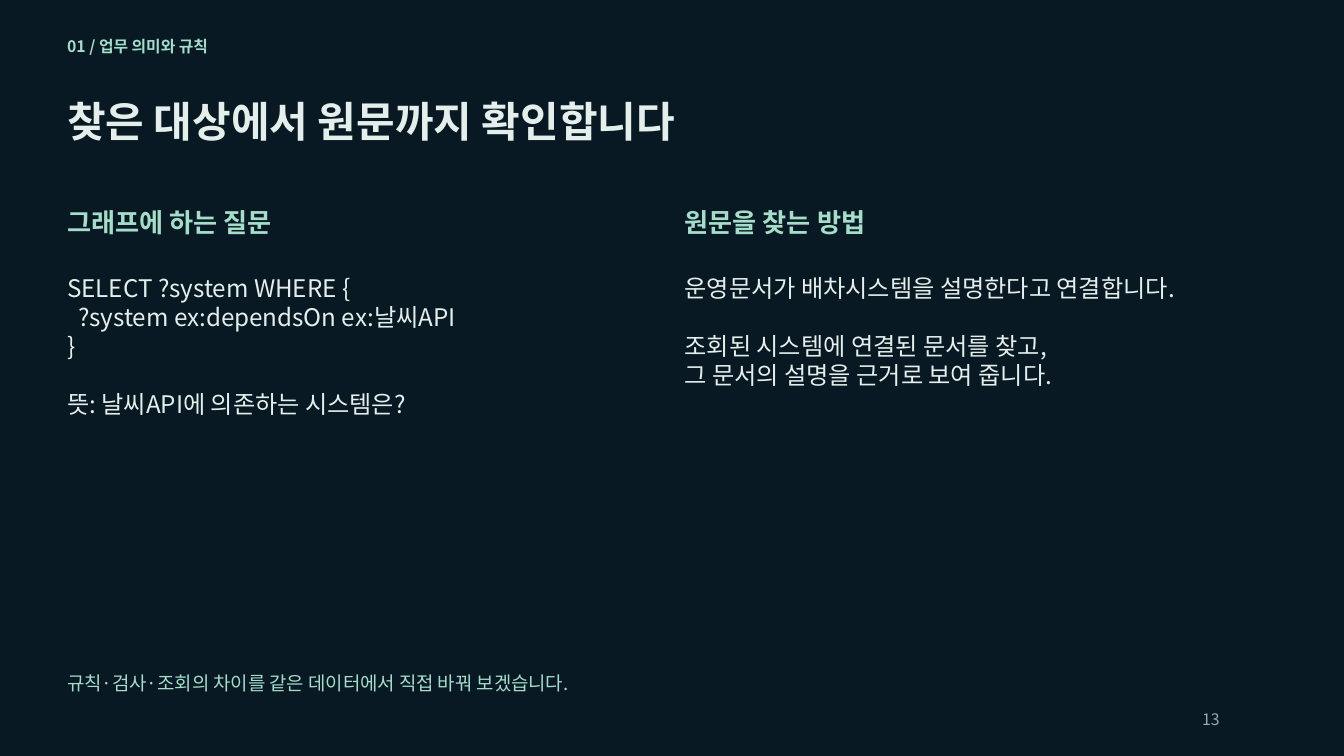
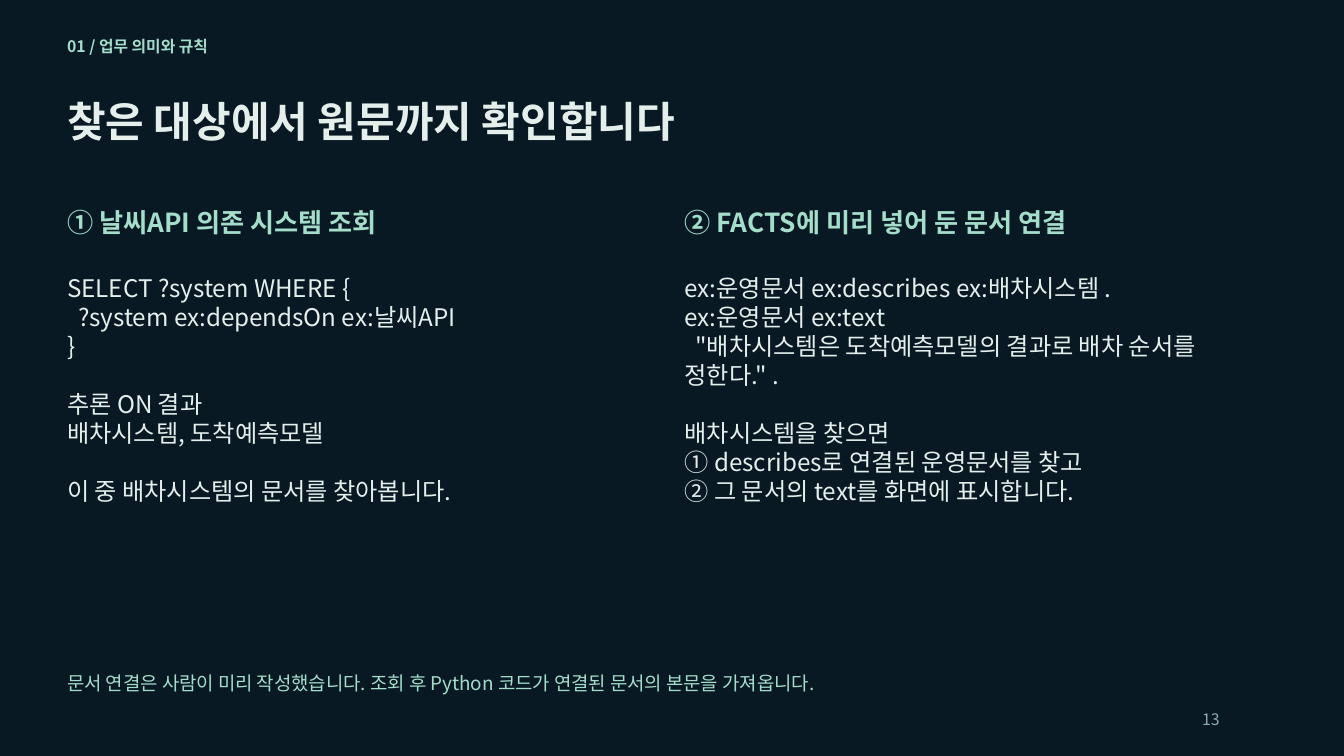
Before and after one commit to euiyulsong/graphrag-atlas, a slide deck: slide 13 of slides/GraphRAG_Atlas_Tech_Seminar.pptx. Drawn at 1344x756 pixels with LibreOffice and Linux fonts; fonts in the diff are those of the drawing. Boxes give left, top, right and bottom in pixels: in the first picture for what was removed or moved away, otherwise in the second. Text is boxed around its words. In the diff, an @@ line names an element or a change of style, - is before the commit and + after.

Commit message:
Explain document describes links and evidence lookup on slide 13

```diff
--- a/slides/GraphRAG_Atlas_Tech_Seminar.pptx
+++ b/slides/GraphRAG_Atlas_Tech_Seminar.pptx
@@ text at (x1=67, y1=209, x2=377, y2=235): text changed @@
-그래프에 하는 질문
+① 날씨API 의존 시스템 조회
@@ text at (x1=685, y1=209, x2=1067, y2=235): text changed @@
-원문을 찾는 방법
+② FACTS에 미리 넣어 둔 문서 연결
@@ text at (x1=685, y1=277, x2=1196, y2=502): text changed @@
-운영문서가 배차시스템을 설명한다고 연결합니다.
-조회된 시스템에 연결된 문서를 찾고,
-그 문서의 설명을 근거로 보여 줍니다.
+ex:운영문서 ex:describes ex:배차시스템 .
+ex:운영문서 ex:text
+"배차시스템은 도착예측모델의 결과로 배차 순서를 정한다." .
+배차시스템을 찾으면
+① describes로 연결된 운영문서를 찾고
+② 그 문서의 text를 화면에 표시합니다.
@@ text at (x1=67, y1=393, x2=451, y2=502): text changed @@
-뜻: 날씨API에 의존하는 시스템은?
+추론 ON 결과
+배차시스템, 도착예측모델
+이 중 배차시스템의 문서를 찾아봅니다.
@@ text at (x1=67, y1=674, x2=815, y2=695): text changed @@
-규칙·검사·조회의 차이를 같은 데이터에서 직접 바꿔 보겠습니다.
+문서 연결은 사람이 미리 작성했습니다. 조회 후 Python 코드가 연결된 문서의 본문을 가져옵니다.
```
Also in this commit, not shown: 4 other files.
